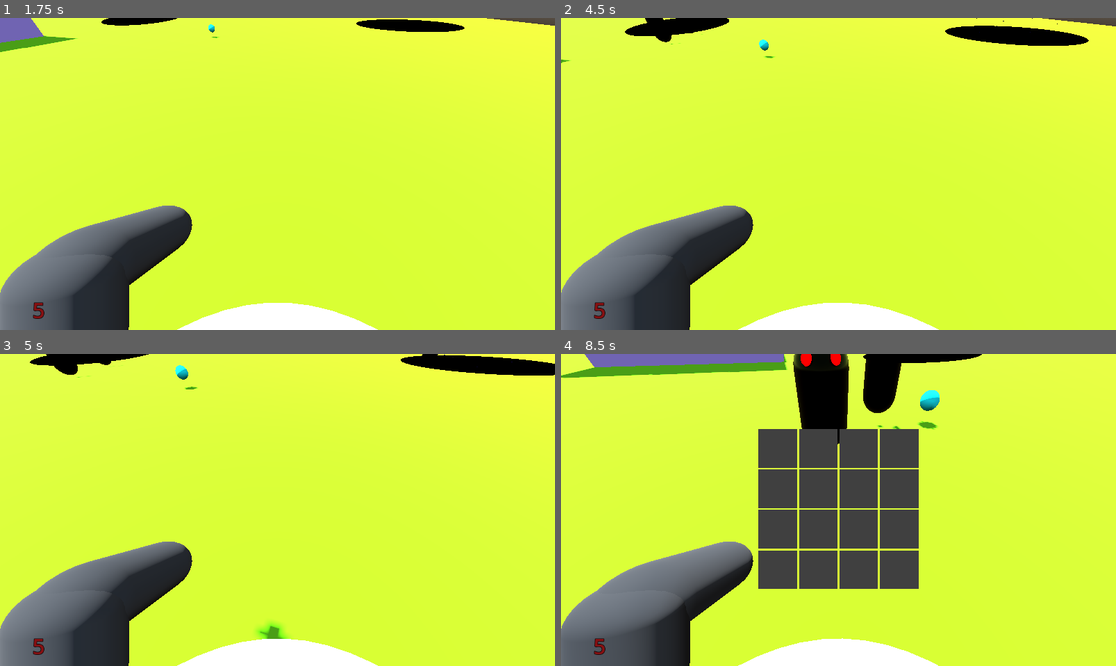
Above: before the commit, frames 1-4 (two rows, left to right).
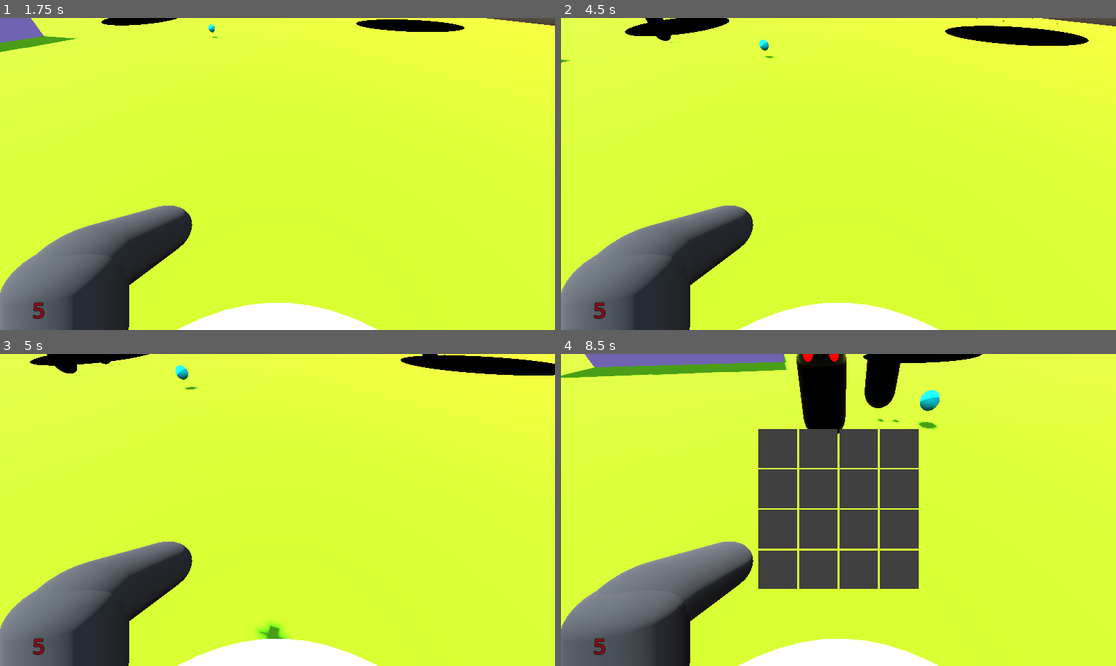
Above: after the commit, the same moments.

Repository: covmoore/potions_and_arsenals
Game: Godot game, scene res://scenes/MainMenu.tscn
Two runs of this game, one before a commit and one after it. Both use one fixed random seed, a clock stepped at 60 frames per second and the inputs below.
Inputs (mouse positions are in pixels of both pictures, inside the frame that each line leads up to):
- Up to frame 1 (1.75 s): click "Play" at 0.5 s; tap Enter at 1.25 s; move the mouse to (305, 174) at 1.27 s; hold W (move_forward) from 1.28 s (still down); click (305, 174) at 1.35 s; tap Space (jump) at 1.52 s
- Up to frame 2 (4.5 s): move the mouse to (810, 174) at 2.02 s; tap V at 2.1, 3.6 s; tap Space (jump) at 2.27, 2.75, 3.77 s; move the mouse to (777, 111) at 2.77 s; release W (move_forward) at 2.78 s; hold D (move_right) 2.78-3.53 s; click (777, 111) at 2.85 s; tap Enter at 3.5 s; move the mouse to (816, 111) at 3.52 s; hold W (move_forward) from 3.53 s (still down); click (816, 111) at 3.67 s; move the mouse to (877, 177) at 4.27 s; click (877, 177) at 4.35 s
- Up to frame 3 (5 s): keep holding W (move_forward); tap Space (jump) at 4.52 s
- Up to frame 4 (8.5 s): move the mouse to (794, 506) at 5.02 s; tap V at 5.1, 6.6, 8.1 s; tap Space (jump) at 5.27, 6.77, 7.52, 8.27 s; move the mouse to (860, 447) at 5.77 s; release W (move_forward) at 5.78 s; hold S (move_backwards) 5.78-6.53 s; click (860, 447) at 5.85 s; move the mouse to (899, 447) at 6.52 s; hold D (move_right) 6.53-7.28 s; click (899, 447) at 6.67 s; move the mouse to (866, 510) at 7.27 s; hold W (move_forward) from 7.28 s (still down); click (866, 510) at 7.35 s; move the mouse to (810, 510) at 8.02 s; click (810, 510) at 8.17 s

Frame 1 is identical in both runs. In frame 2, less than 0.1% of the frame differs, in the area x 15-26%, y 0-9%; in frame 3, less than 0.1%; in frame 4, 0.6%, in the area x 41-62%, y 0-36%.

Commit message:
fixed UI health bug and enemies now look at you

Diff:
--- a/model_scenes/enemy.gd
+++ b/model_scenes/enemy.gd
@@ -18,22 +18,17 @@
 	pass
 
 func _process(delta):
-	if world.game_difficulty != world.DIFFICULTY.PEACEFUL:
-		velocity = Vector3.ZERO
-		nav_agent.set_target_position(player.global_transform.origin)
-	if player != null:
-		velocity = Vector3.ZERO
-		nav_agent.set_target_position(player.global_transform.origin)
-		look_at(Vector3(player.global_position.x, global_position.y, player.global_position.z), Vector3.UP)
-		var next_nav_point = nav_agent.get_next_path_position()
-		velocity = (next_nav_point - global_transform.origin).normalized() * SPEED
-		move_and_slide()
-		if _target_in_range():
-			print("IS IN RANGE")
-			var current_time = Time.get_ticks_msec()
-			if abs(current_time - last_attacked) > HIT_SPEED:
-				player.hit(1)
-				last_attacked = Time.get_ticks_msec()
+	velocity = Vector3.ZERO
+	nav_agent.set_target_position(player.global_transform.origin)
+	look_at(Vector3(player.global_position.x, global_position.y, player.global_position.z), Vector3.UP)
+	var next_nav_point = nav_agent.get_next_path_position()
+	velocity = (next_nav_point - global_transform.origin).normalized() * SPEED
+	move_and_slide()
+	if _target_in_range():
+		var current_time = Time.get_ticks_msec()
+		if abs(current_time - last_attacked) > HIT_SPEED:
+			player.hit(1)
+			last_attacked = Time.get_ticks_msec()
 
 func _target_in_range():
 	return global_position.distance_to(player.global_position) < ATTACK_RANGE
--- a/model_scenes/temp_enemy.tscn
+++ b/model_scenes/temp_enemy.tscn
@@ -42,15 +42,15 @@
 script = ExtResource("1_v4k3s")
 
 [node name="MeshInstance3D" type="MeshInstance3D" parent="."]
-transform = Transform3D(-1, 0, -8.74228e-08, 0, 1, 0, 8.74228e-08, 0, -1, 0, 0, 0)
+transform = Transform3D(-1, 0, -8.74228e-08, 0, 1, 0, 8.74228e-08, 0, -1, -0.0101033, 0, 0.513435)
 mesh = SubResource("CapsuleMesh_g28yy")
 
 [node name="MeshInstance3D2" type="MeshInstance3D" parent="."]
-transform = Transform3D(-1, 0, -8.74228e-08, 0, 1, 0, 8.74228e-08, 0, -1, -0.228, 0.675, -0.369706)
+transform = Transform3D(-1, 0, -8.74228e-08, 0, 1, 0, 8.74228e-08, 0, -1, -0.227574, 0.674713, 0.128359)
 mesh = SubResource("SphereMesh_a2tyq")
 
 [node name="MeshInstance3D3" type="MeshInstance3D" parent="."]
-transform = Transform3D(-1, 0, -8.74228e-08, 0, 1, 0, 8.74228e-08, 0, -1, 0.222523, 0.674713, -0.381503)
+transform = Transform3D(-1, 0, -8.74228e-08, 0, 1, 0, 8.74228e-08, 0, -1, 0.222523, 0.674713, 0.128359)
 mesh = SubResource("SphereMesh_a2tyq")
 
 [node name="CollisionShape3D" type="CollisionShape3D" parent="."]
